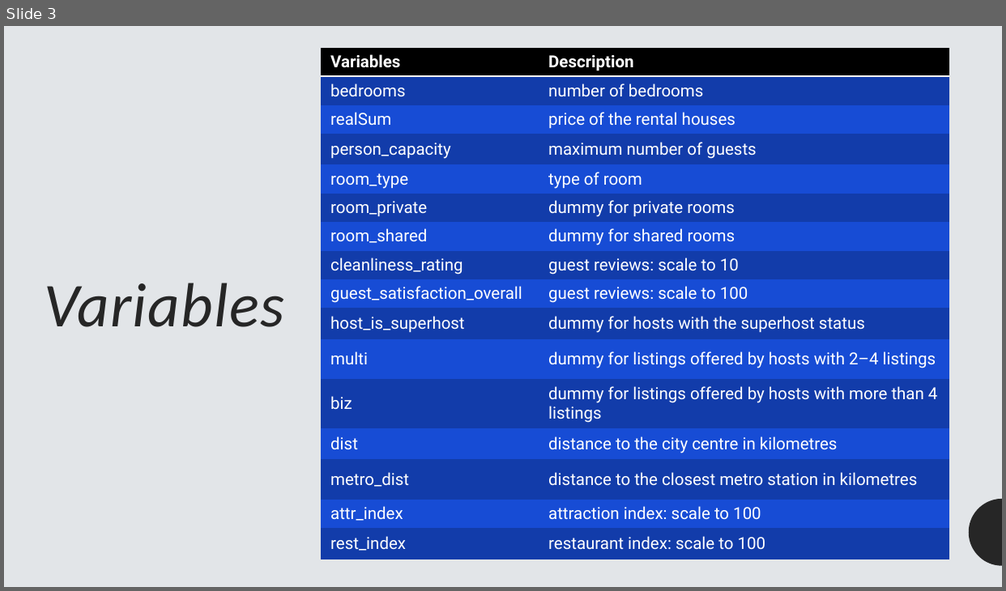
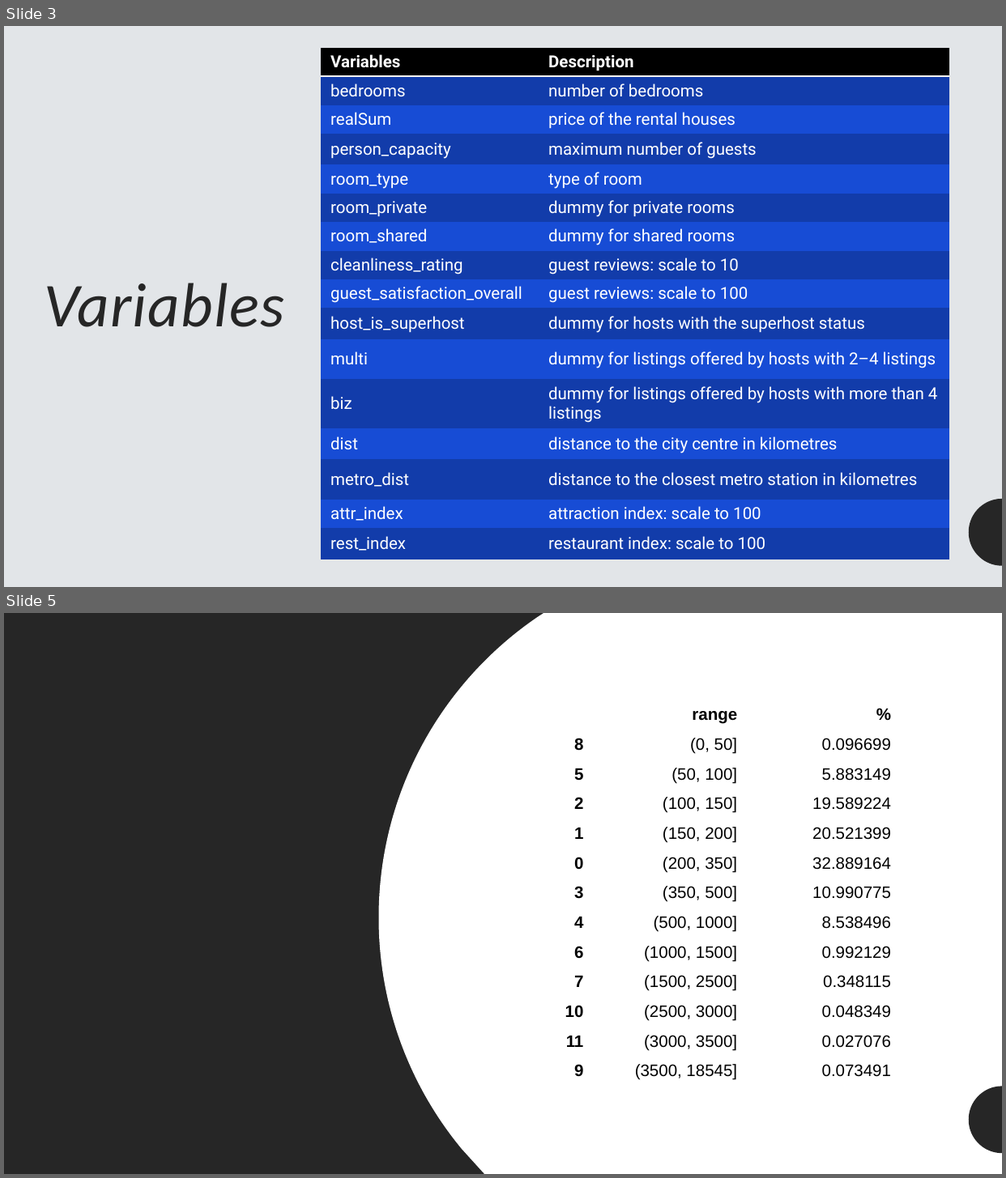
Before and after one commit to akhatamibellevue/DSC530_final_project, a slide deck: Airbnb prices analysis powerpoint.pptx. Shown one above the other, each under a label of ours: slide 3 before the commit, slides 3 and 5 after it; the slides between them are not shown. The pictures are 1006x591 and 1006x1178 pixels, drawn with LibreOffice and Linux fonts; fonts in the diff are those of the drawing. Boxes give left, top, right and bottom in pixels: in the first picture for what was removed or moved away, otherwise in the second. Text is boxed around its words. In the diff, an @@ line names an element or a change of style, - is before the commit and + after.

```diff
--- a/Airbnb prices analysis powerpoint.pptx
+++ b/Airbnb prices analysis powerpoint.pptx
@@ slide 5 added at [4, 613, 1002, 1174], background #FFFFFF; not listed: 1 template element that a slide beside it also shows @@
@@ rectangle added at [4, 613, 1002, 1174], fill #262626 @@
@@ freeform shape added at [379, 613, 1002, 1174], fill #FFFFFF @@
@@ line added from (66, 707) to (66, 1174), #262626 1.5 pt @@
@@ table added at [522, 700, 897, 1086], 13 rows, 3 columns @@
+ | range | %
+8 | (0, 50] | 0.096699
+5 | (50, 100] | 5.883149
+2 | (100, 150] | 19.589224
+1 | (150, 200] | 20.521399
+0 | (200, 350] | 32.889164
+3 | (350, 500] | 10.990775
+4 | (500, 1000] | 8.538496
+6 | (1000, 1500] | 0.992129
+7 | (1500, 2500] | 0.348115
+10 | (2500, 3000] | 0.048349
+11 | (3000, 3500] | 0.027076
+9 | (3500, 18545] | 0.073491
@@ freeform shape added at [969, 1086, 1002, 1153], fill #262626 @@
```
Also in this commit, not shown: 1 other slide added, 3 other files.
